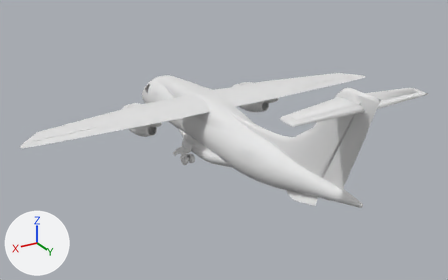
Before and after pictures for a commit that changed the Blender file Models/do328jet.blend.
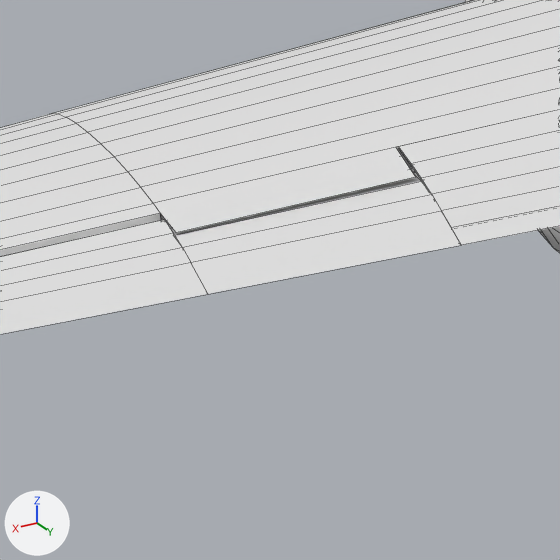
The first picture shows the older version from a camera (50 mm lens) standing at (16.2, 28.5, 12.7) and looking at (0.6, 2.5, -0.3). The close-ups show both versions on the part from 18% to 29% of the width and 39% to 56% of the height of that picture; other places that the commit changed are outside them. Every picture has the same lights, and +X, +Y and +Z are marked at lower left. The close-ups show mesh edges as thin lines.

Objects in the first close-up: 'aileron-l', 'flap', 'spoiler', 'wing'.
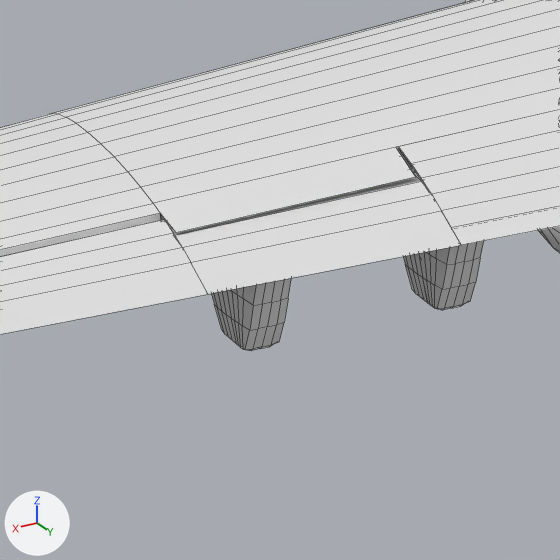
Patch to the scene script:
```diff
--- a/Models/do328jet.blend.py
+++ b/Models/do328jet.blend.py
@@ me_circle_007 @@
 # used by ob_flap; location = (0.0, 0.0, 0.0)
-me_circle_007.from_pydata(...)  # 256 vertices, 250 faces; spans x -6.91..6.91, y 0.64..1.49, z 0.47..1.15
+me_circle_007.from_pydata(...)  # 718 vertices, 634 faces; spans x -6.91..6.91, y 0.64..1.49, z 0.46..1.15
+# me_circle_007 part 1: a new loose piece of 77 vertices spanning x 6.49..6.65, y 0.68..1.17, z 0.46..0.96
+# me_circle_007 part 2: a new loose piece of 77 vertices spanning x 5.62..5.79, y 0.68..1.17, z 0.46..0.96
@@ me_circle @@
 # used by ob_wing; location = (0.0, 0.0, 0.0)
-me_circle.from_pydata(...)  # 662 vertices, 668 faces, 2 loose edges; spans x -10.7..10.7, y -1.2..1.4, z 0.9..1.3
+me_circle.from_pydata(...)  # 1124 vertices, 1052 faces, 2 loose edges; spans x -10.7..10.7, y -1.2..1.4, z 0.5..1.3
+# me_circle part 3: a new loose piece of 77 vertices spanning x 6.5..6.7, y 0.3..0.8, z 0.5..0.9
+# me_circle part 4: a new loose piece of 77 vertices spanning x 5.6..5.8, y 0.3..0.8, z 0.5..0.9
```

Pixel boxes (x1, y1, x2, y2) of what changed, in the close-ups (560 x 560 px):
'wing', reshaped
    before: (0, 0, 560, 256)
    after: (0, 0, 560, 343)
'flap', reshaped
    before: (165, 166, 560, 294)
    after: (165, 166, 560, 351)
part 1 of me_circle_007, added
    after: (226, 278, 292, 351)
part 2 of me_circle_007, added
    after: (419, 241, 484, 310)
part 3 of me_circle, added
    after: (211, 291, 236, 343)
part 4 of me_circle, added
    after: (403, 253, 428, 303)
